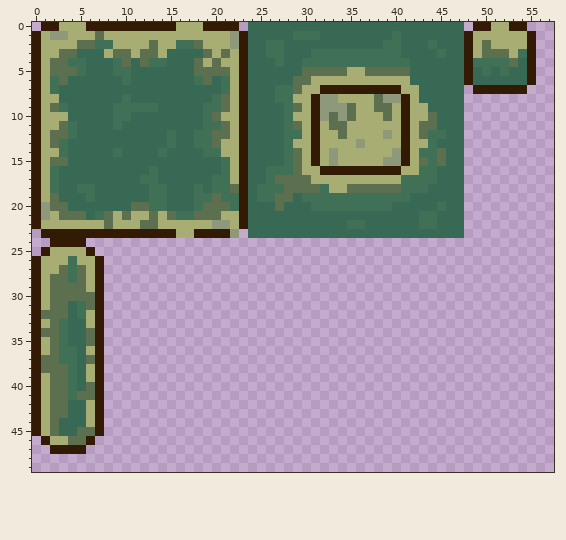
Edited in one commit: pixel-art sprite (Assets/Art/Environment/Tiles_Template.png). The first picture shows the starting point.
The file is 64x64 pixels. Shown: x 0..57, y 0..49.
After the commit:
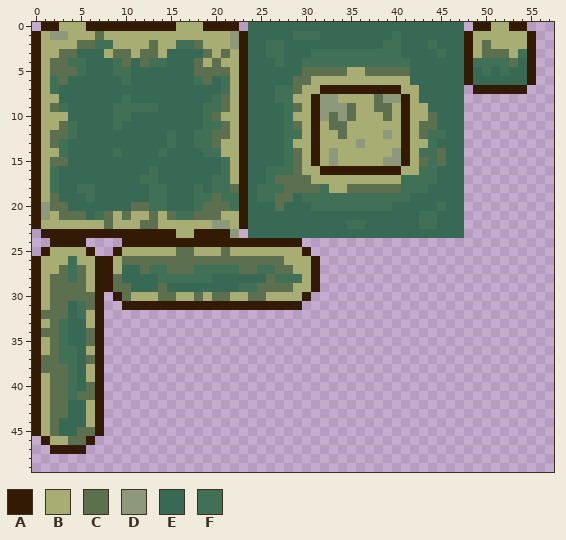
Palette (. is transparent): A #331a05  B #a8ad74  C #5c704f  D #8e997b  E #386954  F #407156
The exact change:
y 24: x 10..29 .................... -> AAAAAAAAAAAAAAAAAAAA
y 25: x 9..30 ...................... -> ABBBBBBCCBBBCBBBBBBBBA
y 26: x 8..31 ........................ -> ABCCCCCCCCCCCCCCCCCCBBBA
y 27: x 8..31 ........................ -> ABEECFFCCCFFFFFCCFFCCBBA
y 28: x 8..31 ........................ -> ACEEEEFFFFFFEEEEEECFFFBA
y 29: x 8..31 ........................ -> ACCEEECEEEEEEEEFFCCCCBBA
y 30: x 9..30 ...................... -> ACBBBCCBBCBCCBBCCBBBBA
y 31: x 10..29 .................... -> AAAAAAAAAAAAAAAAAAAA
Pixel boxes of the changes (left, top, right, bottom) in both pictures:
added: (104, 238, 320, 310)
